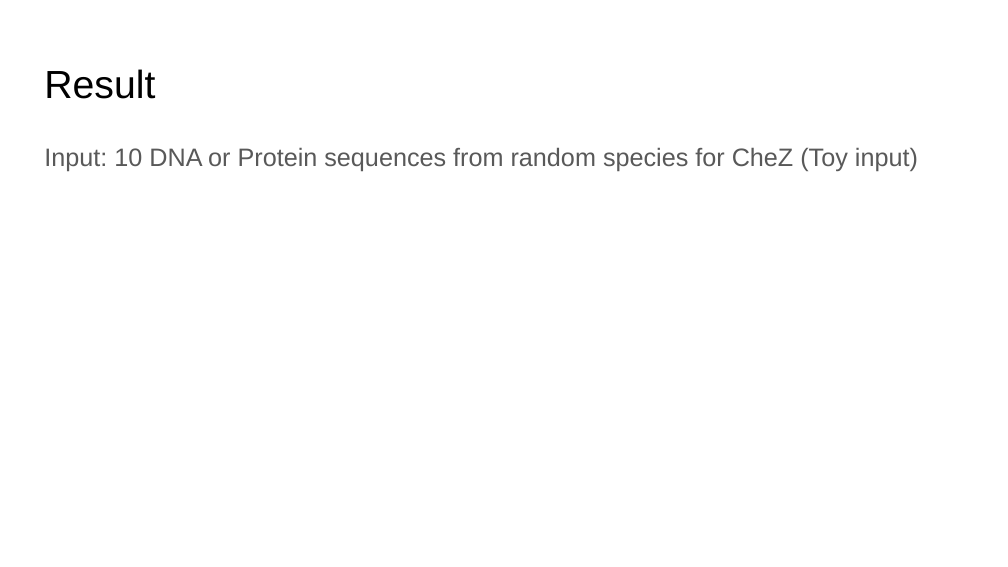
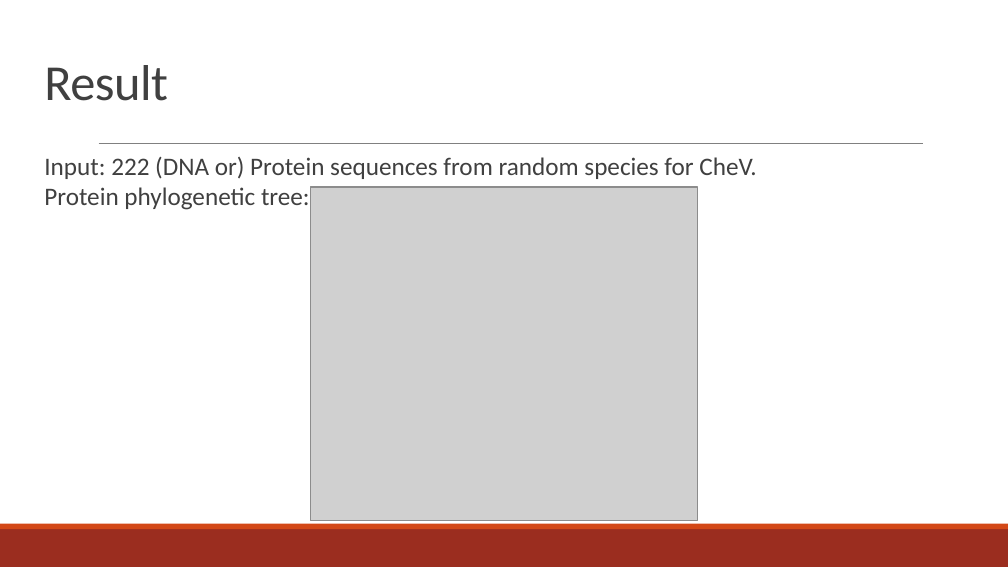
Before and after one commit to MrKort/Pcfb_Final_Project, a slide deck: slide 11 of PBfB_final_presentation_HKruize_KKort.pptx (slide 9 before the commit). Drawn at 1008x567 pixels with LibreOffice and Linux fonts; fonts in the diff are those of the drawing; grey boxes stand for pictures. Boxes give left, top, right and bottom in pixels: in the first picture for what was removed or moved away, otherwise in the second. Text is boxed around its words. In the diff, an @@ line names an element or a change of style, - is before the commit and + after.

```diff
--- a/PBfB_final_presentation_HKruize_KKort.pptx
+++ b/PBfB_final_presentation_HKruize_KKort.pptx
@@ title "Result" at (44, 65, 168, 101): size 28 to 36 pt, font Arial to Calibri, text colour #000000 to #404040, letter spacing 0 to -0.4 pt; line spacing 1 to 0.85 @@
@@ line added from (99, 144) to (922, 144), #808080 0.5 pt @@
@@ text at (44, 157, 756, 210): text changed; font Arial to Calibri; text colour #595959 to #404040 @@
-Input: 10 DNA or Protein sequences from random species for CheZ (Toy input)
+Input: 222 (DNA or) Protein sequences from random species for CheV.
+Protein phylogenetic tree:
@@ picture added at (310, 187, 698, 521) @@
@@ rectangle added at (0, 529, 1008, 567), fill #9B2D1F @@
@@ rectangle added at (0, 524, 1008, 529), fill #D34817 @@
```
Also in this commit, not shown: 9 other slides changed, 3 slides added, 2 slides removed, 4 other files.
